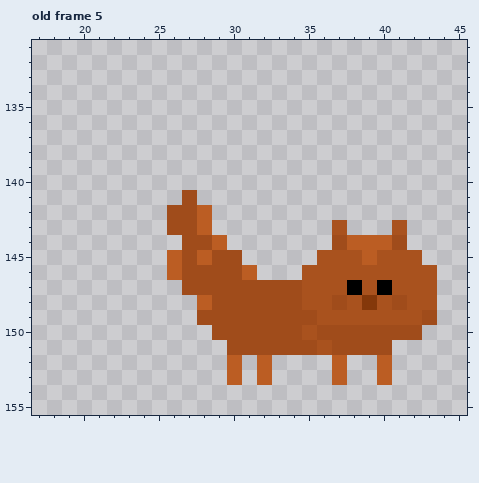
One commit to this pixel-art file: Assets/Resources/Sprites/introduction/cat.aseprite. Above is the file before it was changed.
81x156 pixels, 23 frames. Colours within 5 levels of each other are drawn and written as one. Shown: old frame 5: x 17..45, y 131..155. The commit also changed other frames, which this record leaves out.
After the commit:
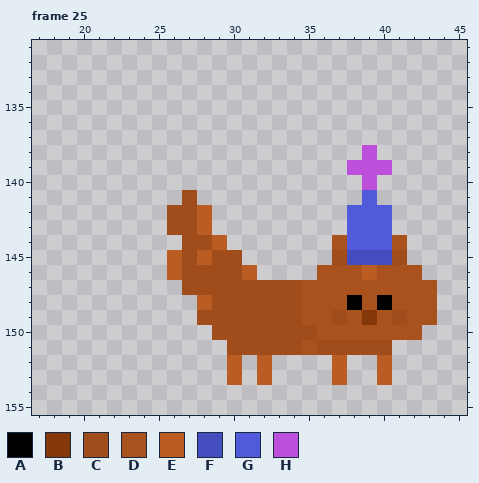
Palette (. is transparent): A #000000  B #84380a  C #a04c1b  D #a9521e  E #bb5d23  F #444dbe  G #505ada  H #bd50da
A new or re-ordered frame is compared with the old frame closest to it.
Difference:
frames 23 -> 26
Frame 25 is new; against old frame 5, layer "cat":
Colour D gives way to colour A in row 148 at x 38 and 40.
Colour D gives way to colour B in row 149 at x 39.
Colour D gives way to colour C in row 145 at x 37 and 41; in row 149 at x 37 and 41; in row 150 at x 35; in row 151 at x 36.
Colour A gives way to colour D in row 147 at x 38 and 40.
Colour B gives way to colour D in row 148 at x 39.
Colour C gives way to colour D in row 144 at x 37 and 41; in row 148 at x 37 and 41; in row 149 at x 35 and 43; in row 150 at x 36 to 42; in row 151 at x 35.
Colour D gives way to colour E in row 146 at x 39.
Colour D gives way to colour F in row 145 at x 38 and 40.
Colour E gives way to colour F in row 145 at x 39.
The edit adds colour G in row 141 at x 39; in rows 142 to 143 at x 38 to 40.
Colour E gives way to colour G in row 144 at x 38 to 40.
The edit adds colour H in row 138 at x 39; in row 139 at x 38 to 40; in row 140 at x 39.
Colour D is removed in row 143 at x 37 and 41; in row 145 at x 36 and 42; in row 146 at x 35 and 43.
Where, in picture pixels (left, top, right, bottom), the same in both pictures:
changed: (302, 145, 437, 355)
